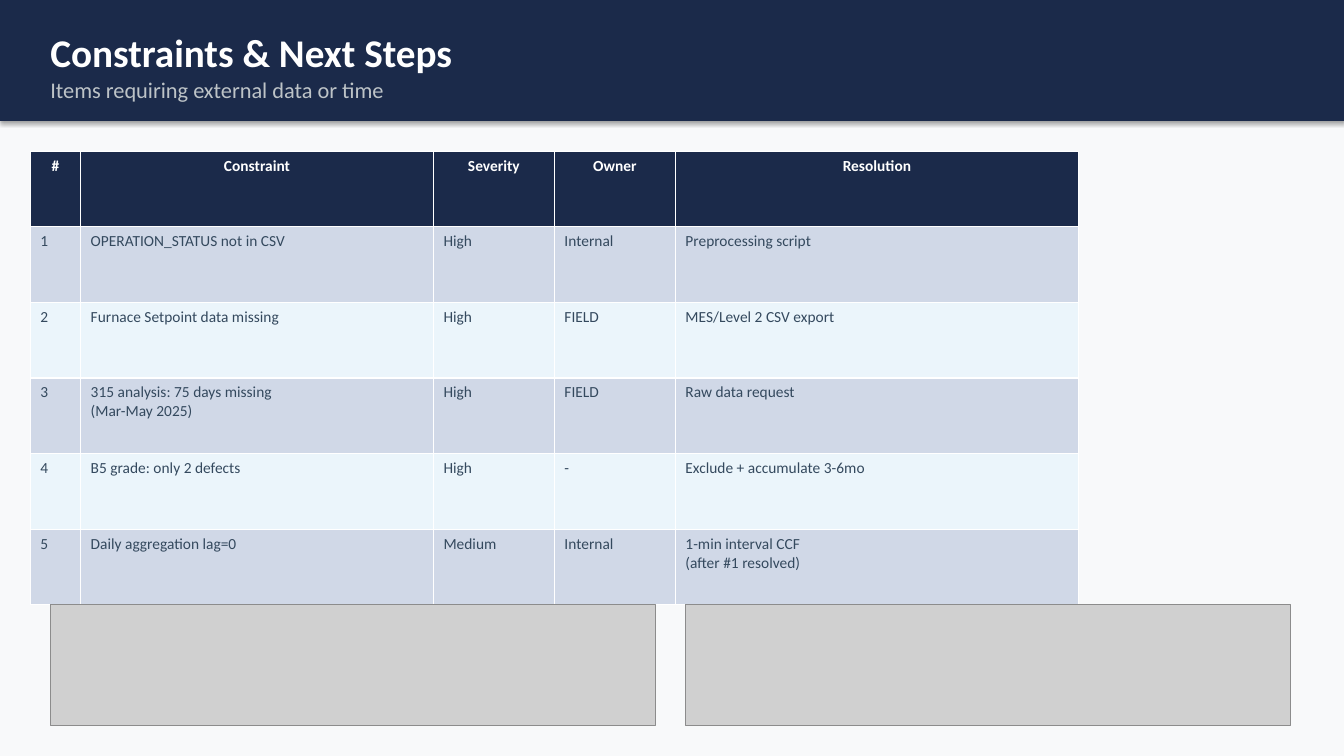
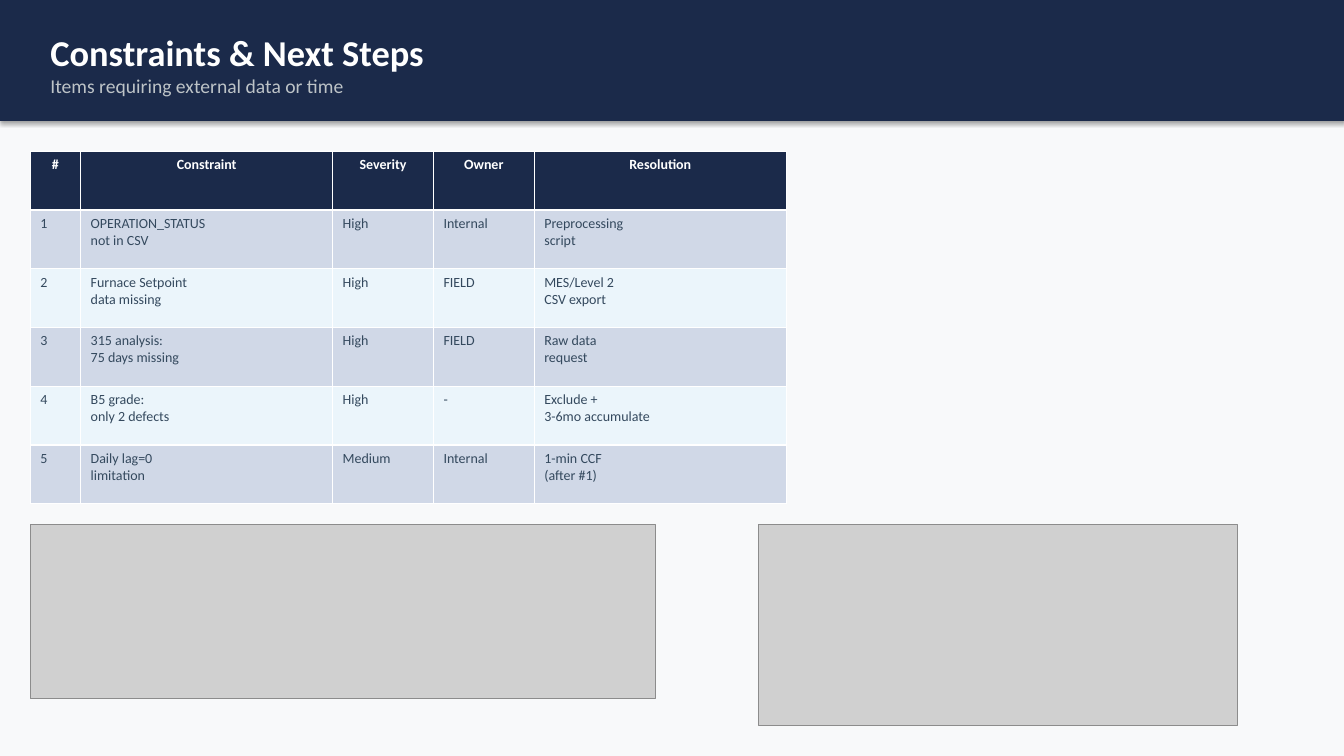
Before and after one commit to pathcosmos/steel_grade_iqr_analysis_v2, a slide deck: slide 16 of 0330_additional/0330_DH_Steel_IBA_Analysis_Report.pptx. Drawn at 1344x756 pixels with LibreOffice and Linux fonts; fonts in the diff are those of the drawing; grey boxes stand for pictures. Boxes give left, top, right and bottom in pixels: in the first picture for what was removed or moved away, otherwise in the second. Text is boxed around its words. In the diff, an @@ line names an element or a change of style, - is before the commit and + after.

```diff
--- a/0330_additional/0330_DH_Steel_IBA_Analysis_Report.pptx
+++ b/0330_additional/0330_DH_Steel_IBA_Analysis_Report.pptx
@@ rectangle "Constraints & Next Steps" at (0,0,1344,121): size 28 to 26 pt in "Constraints & Next Steps"; size 16 to 14 pt in "Items requiring external data or time" @@
@@ table at (30,151,786,504) @@
-row 2, column 2: OPERATION_STATUS not in CSV
+row 2, column 2: OPERATION_STATUS / not in CSV
-row 2, column 5: Preprocessing script
+row 2, column 5: Preprocessing / script
-row 3, column 2: Furnace Setpoint data missing
+row 3, column 2: Furnace Setpoint / data missing
-row 3, column 5: MES/Level 2 CSV export
+row 3, column 5: MES/Level 2 / CSV export
-row 4, column 2: 315 analysis: 75 days missing / (Mar-May 2025)
+row 4, column 2: 315 analysis: / 75 days missing
-row 4, column 5: Raw data request
+row 4, column 5: Raw data / request
-row 5, column 2: B5 grade: only 2 defects
+row 5, column 2: B5 grade: / only 2 defects
-row 5, column 5: Exclude + accumulate 3-6mo
+row 5, column 5: Exclude + / 3-6mo accumulate
-row 6, column 2: Daily aggregation lag=0
+row 6, column 2: Daily lag=0 / limitation
-row 6, column 5: 1-min interval CCF / (after #1 resolved)
+row 6, column 5: 1-min CCF / (after #1)
@@ size 11 to 10 pt in "#", "Constraint", "Severity", "Owner" and 16 more places @@
@@ table: place and size @@
-table at (30,151,1079,605)
+table at (30,151,786,504)
@@ picture: place and size @@
-picture at (50,605,655,726)
+picture at (30,524,655,699)
@@ picture: place and size @@
-picture at (686,605,1291,726)
+picture at (759,524,1238,726)
```
Also in this commit, not shown: 16 other slides changed.
